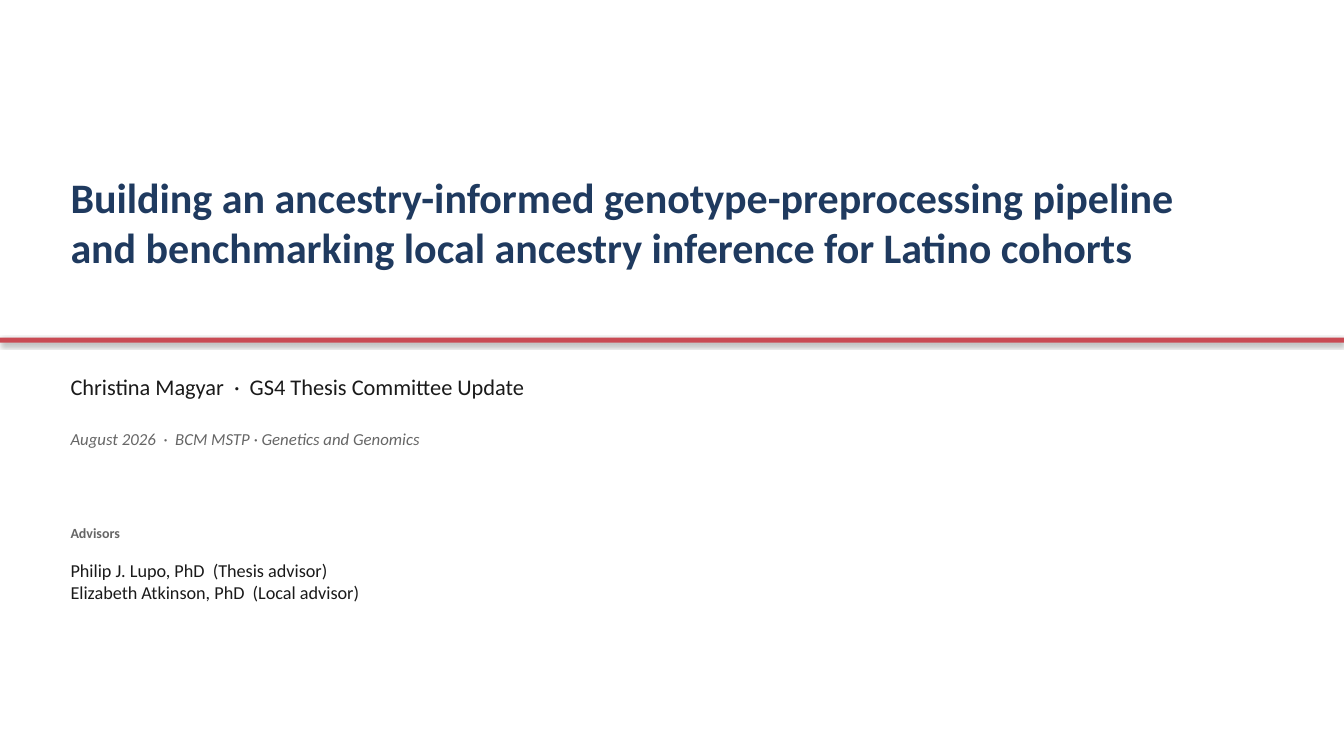
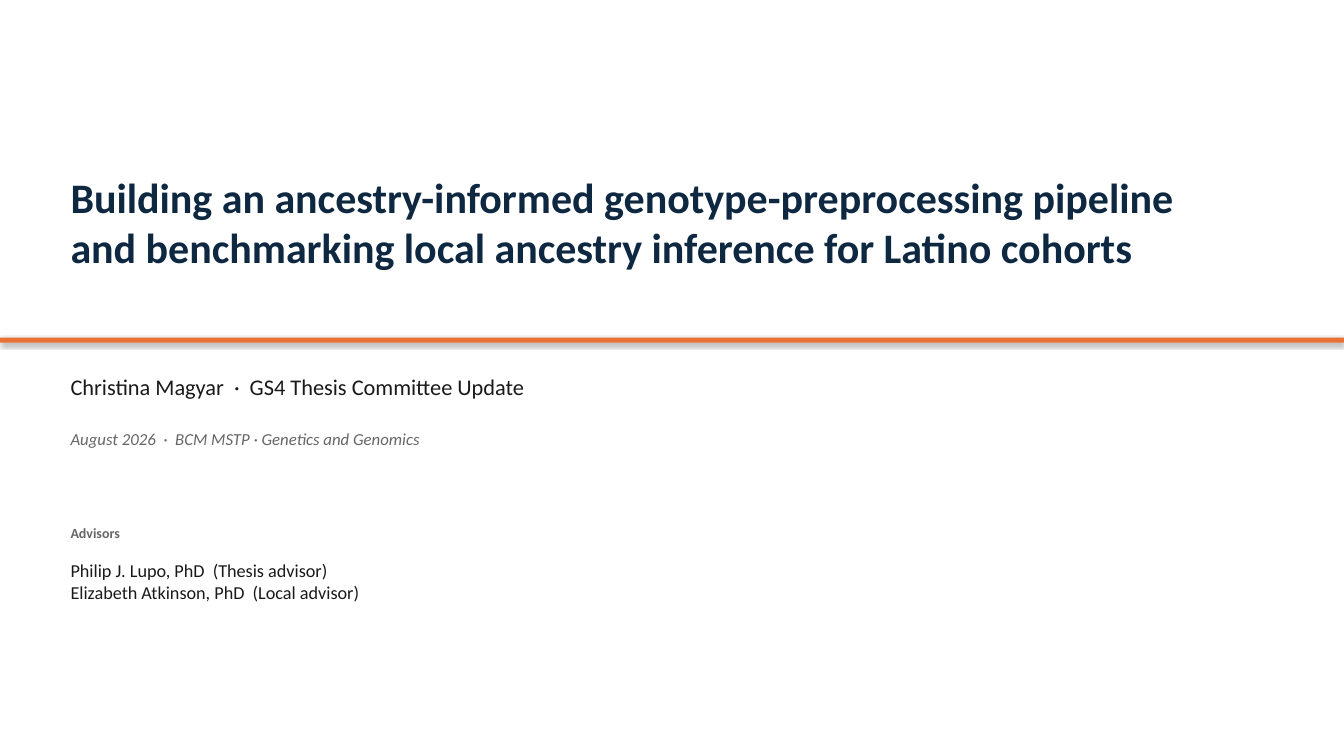
Before and after one commit to chrisrob3312/LAI-sims-accuracy, a slide deck: slide 1 of slides/thesis_committee_slides.pptx. Drawn at 1344x756 pixels with LibreOffice and Linux fonts; fonts in the diff are those of the drawing. Boxes give left, top, right and bottom in pixels: in the first picture for what was removed or moved away, otherwise in the second. Text is boxed around its words. In the diff, an @@ line names an element or a change of style, - is before the commit and + after.

```diff
--- a/slides/thesis_committee_slides.pptx
+++ b/slides/thesis_committee_slides.pptx
@@ text "Building an ancestry-informed genotype-preprocessing pipelin ..." at [71,183,1174,270]: text colour #1F3A5F to #0E2841 @@
@@ rectangle at [0,338,1344,343]: fill #C94A53 to #E97132 @@
```
Also in this commit, not shown: 5 other slides changed, 7 other files.
